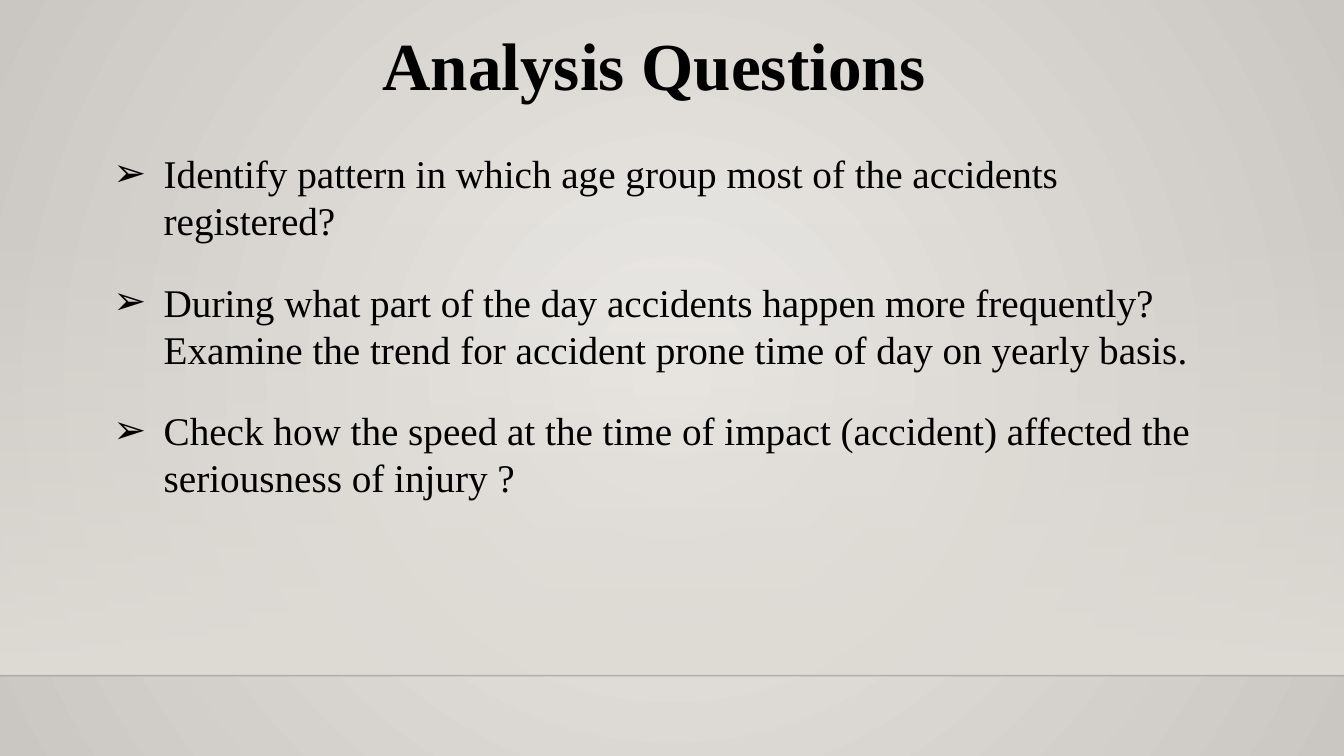
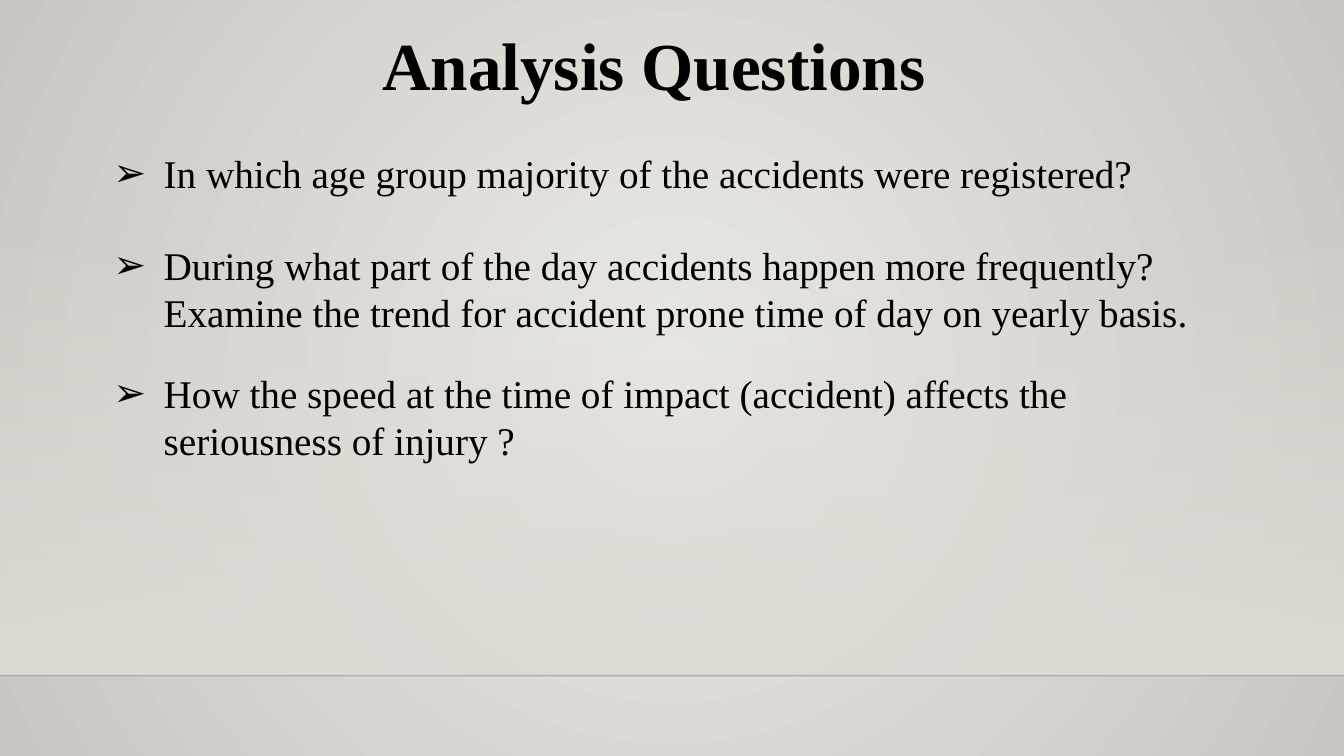
Before and after one commit to rajgabani/DAB-103-006-001, a slide deck: slide 10 of Project.pptx. Drawn at 1344x756 pixels with LibreOffice and Linux fonts; fonts in the diff are those of the drawing; background and template pictures are left out. Boxes give left, top, right and bottom in pixels: in the first picture for what was removed or moved away, otherwise in the second. Text is boxed around its words. In the diff, an @@ line names an element or a change of style, - is before the commit and + after.

```diff
--- a/Project.pptx
+++ b/Project.pptx
@@ text at box(164, 160, 1132, 195): text changed @@
-➢ Identify pattern in which age group most of the accidents registered?
+➢ In which age group majority of the accidents were registered?
@@ text "During what part of the ...": place and size @@
-text "During what part of the ..." at box(164, 289, 1187, 371)
+text "During what part of the ..." at box(164, 252, 1187, 334)
@@ text at box(164, 380, 1067, 462): text changed @@
-➢ Check how the speed at the time of impact (accident) affected the seriousness of injury ?
+➢ How the speed at the time of impact (accident) affects the seriousness of injury ?
```
Also in this commit, not shown: 18 other slides changed, 4 slides added, 38 slides removed, 2 other files.
